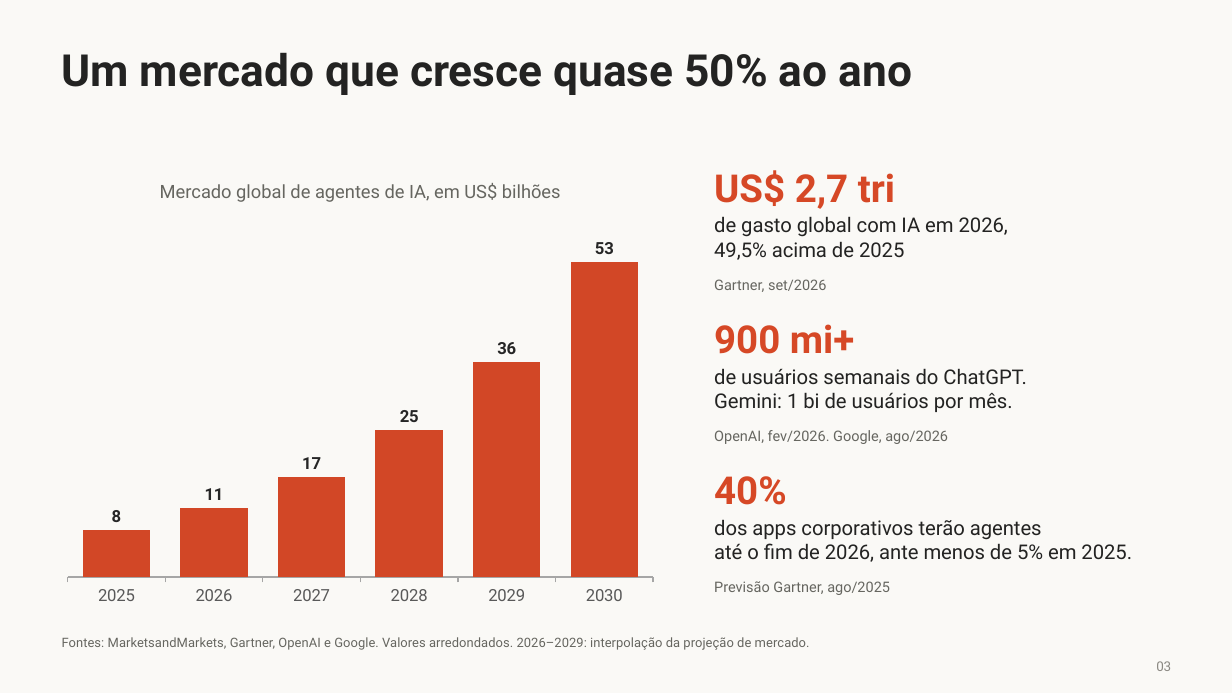
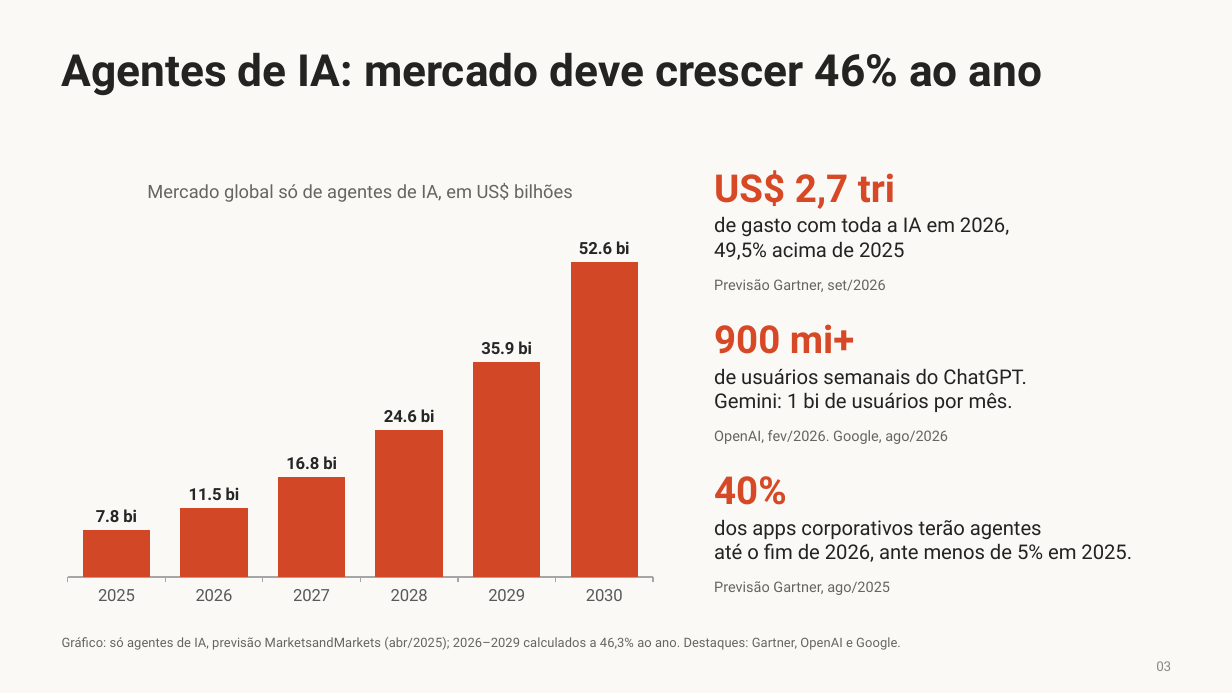
Before and after one commit to LawrenceTeixeira/Secretariado, a slide deck: slide 3 of Lawrence Teixeira - Agentes de IA.pptx. Drawn at 1232x693 pixels with LibreOffice and Linux fonts; fonts in the diff are those of the drawing. Boxes give left, top, right and bottom in pixels: in the first picture for what was removed or moved away, otherwise in the second. Text is boxed around its words. In the diff, an @@ line names an element or a change of style, - is before the commit and + after.

```diff
--- a/Lawrence Teixeira - Agentes de IA.pptx
+++ b/Lawrence Teixeira - Agentes de IA.pptx
@@ text at (x1=62, y1=52, x2=1042, y2=96): text changed @@
-Um mercado que cresce quase 50% ao ano
+Agentes de IA: mercado deve crescer 46% ao ano
@@ column chart at (x1=55, y1=162, x2=665, y2=615) @@
@@ title "Mercado global de agentes de IA, em US$ bilhões" to "Mercado global só de agentes de IA, em US$ bilhões" @@
-Series 1: 8, 11, 17, 25, 36, 53
+Series 1: 7.8, 11.5, 16.8, 24.6, 35.9, 52.6
@@ data labels of Series 1 changed @@
@@ text at (x1=714, y1=216, x2=1009, y2=237): text changed @@
-de gasto global com IA em 2026,
+de gasto com toda a IA em 2026,
@@ text at (x1=714, y1=279, x2=885, y2=292): text changed @@
-Gartner, set/2026
+Previsão Gartner, set/2026
@@ text at (x1=62, y1=637, x2=901, y2=650): text changed @@
-Fontes: MarketsandMarkets, Gartner, OpenAI e Google. Valores arredondados. 2026–2029: interpolação da projeção de mercado.
+Gráfico: só agentes de IA, previsão MarketsandMarkets (abr/2025); 2026–2029 calculados a 46,3% ao ano. Destaques: Gartner, OpenAI e Google.
```
Also in this commit, not shown: 17 other slides changed, 1 slide added, 6 slides removed, 15 other files.
